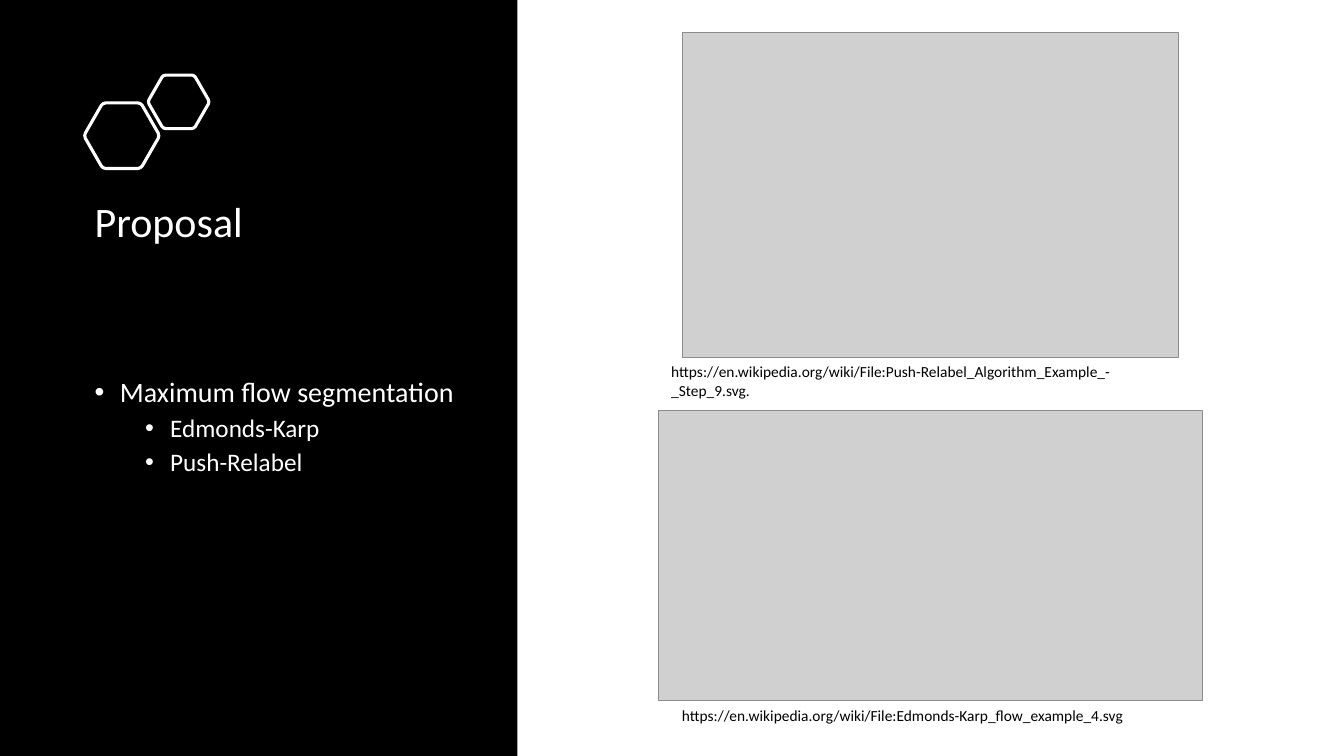
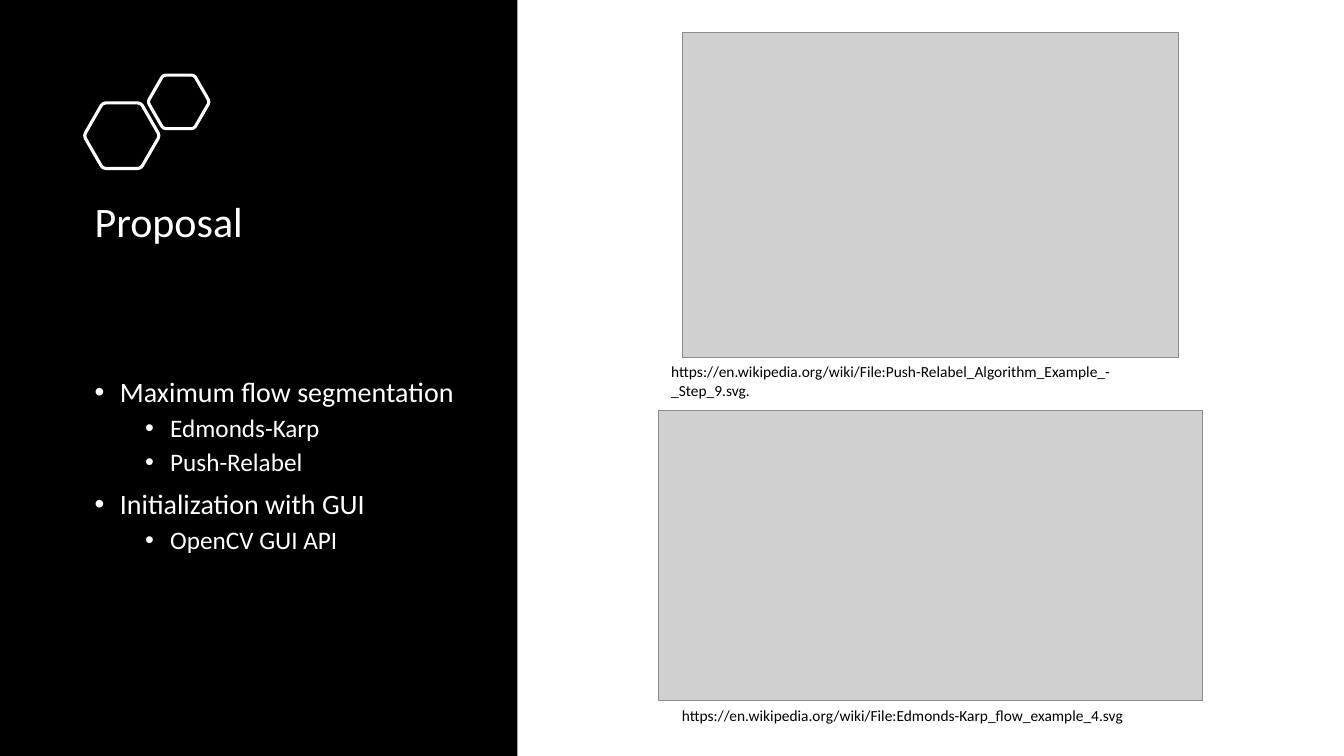
Before and after one commit to Flymindo/EC504_FinalProject, a slide deck: slide 4 of Presentation.pptx. Drawn at 1344x756 pixels with LibreOffice and Linux fonts; fonts in the diff are those of the drawing; grey boxes stand for pictures. Boxes give left, top, right and bottom in pixels: in the first picture for what was removed or moved away, otherwise in the second. Text is boxed around its words. In the diff, an @@ line names an element or a change of style, - is before the commit and + after.

```diff
--- a/Presentation.pptx
+++ b/Presentation.pptx
@@ text at bbox=[120, 494, 365, 553]: paragraphs added @@
+• Initialization with GUI
+  • OpenCV GUI API
```
Also in this commit, not shown: 1 other slide changed, 1 slide removed, 2 other files.
